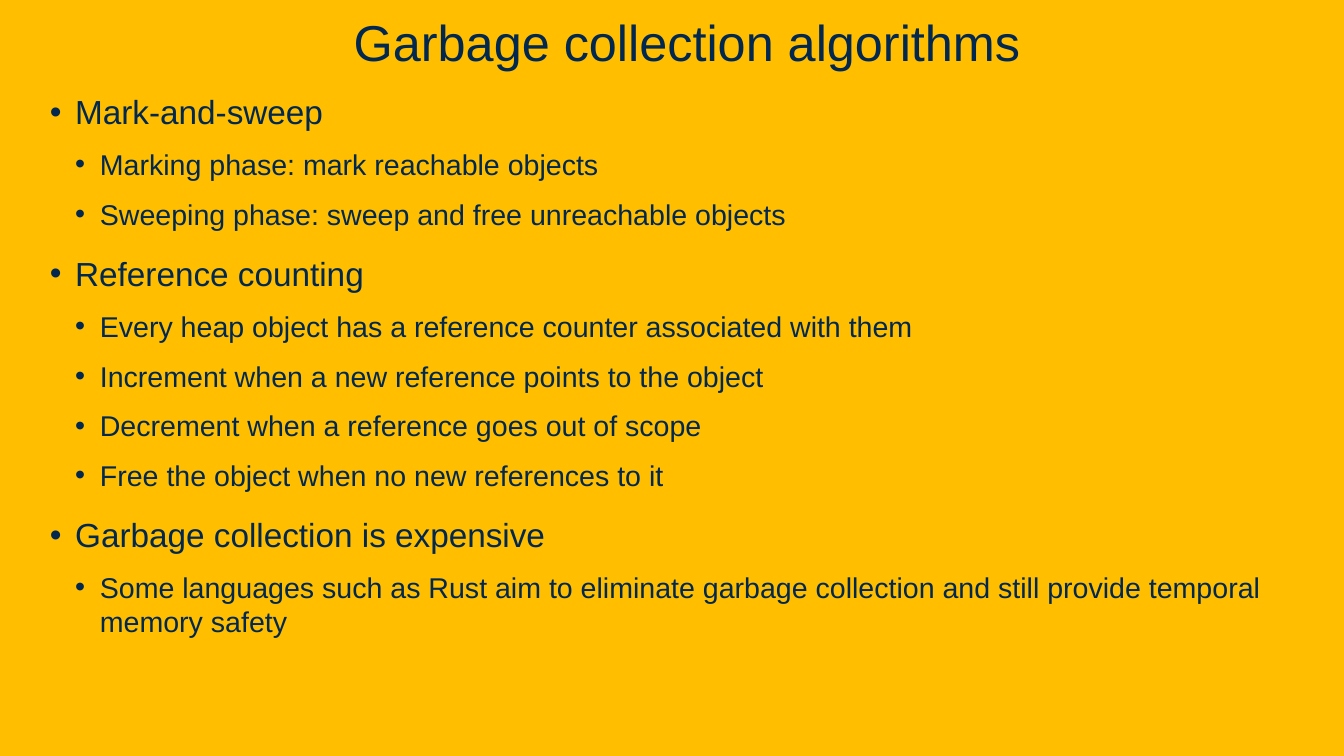
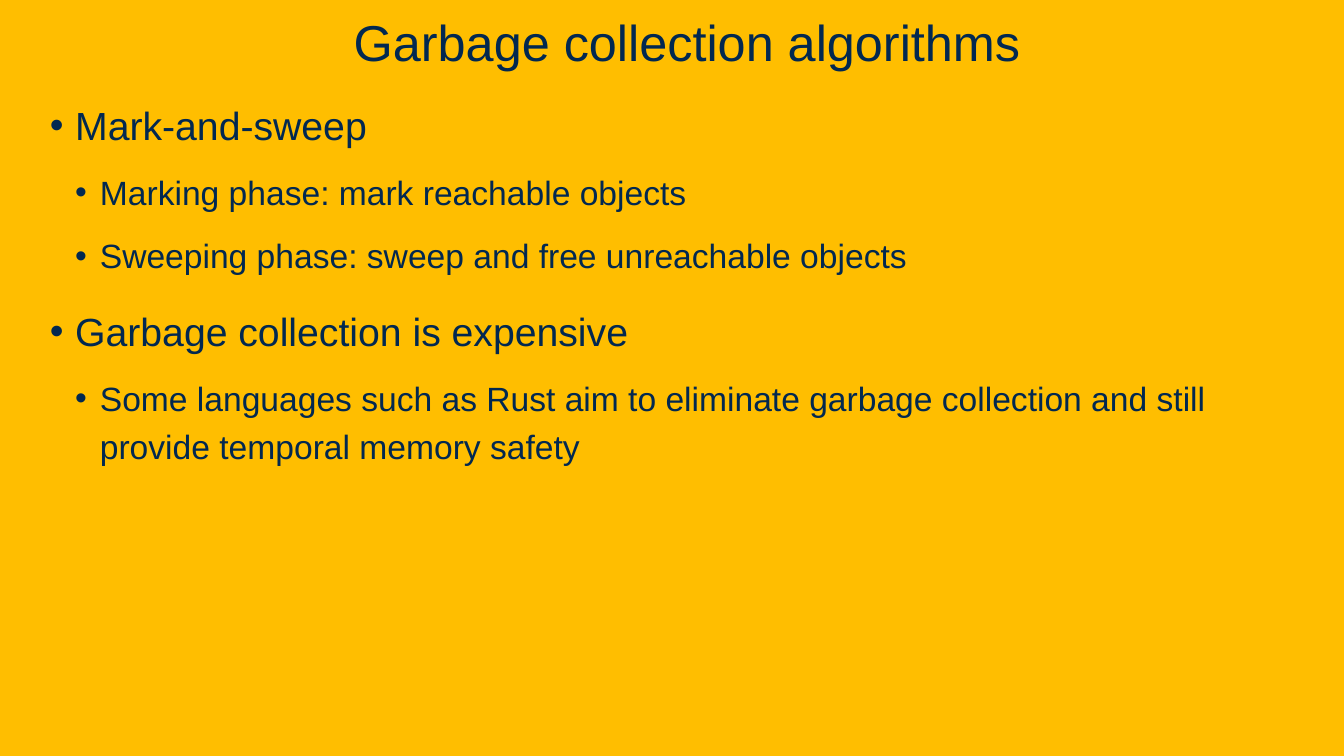
Before and after one commit to davsec-teaching/ECS160-Winter2025, a slide deck: slide 58 of slides/9_software_security.pptx (slide 28 before the commit). Drawn at 1344x756 pixels with LibreOffice and Linux fonts; fonts in the diff are those of the drawing; background and template pictures are left out. Boxes give left, top, right and bottom in pixels: in the first picture for what was removed or moved away, otherwise in the second. Text is boxed around its words. In the diff, an @@ line names an element or a change of style, - is before the commit and + after.

```diff
--- a/slides/9_software_security.pptx
+++ b/slides/9_software_security.pptx
@@ text "Mark-and-sweep" at bbox=[75, 111, 1206, 466]: size 23.8 to 28 pt in "Mark-and-sweep", "Garbage collection is expensive"; size 20.4 to 24 pt in "Marking phase: mark reachable objects", "Sweeping phase: sweep and free unreachable objects", "Some languages such as Rust aim to ..."; line spacing 1 to 1.2 @@
@@ text at bbox=[75, 262, 912, 492]: paragraphs removed @@
-• Reference counting
-  • Every heap object has a reference counter associated with them
-  • Increment when a new reference points to the object
-  • Decrement when a reference goes out of scope
-  • Free the object when no new references to it
```
Also in this commit, not shown: 18 other slides changed, 41 slides added, 1 slide removed, 1 other file.
